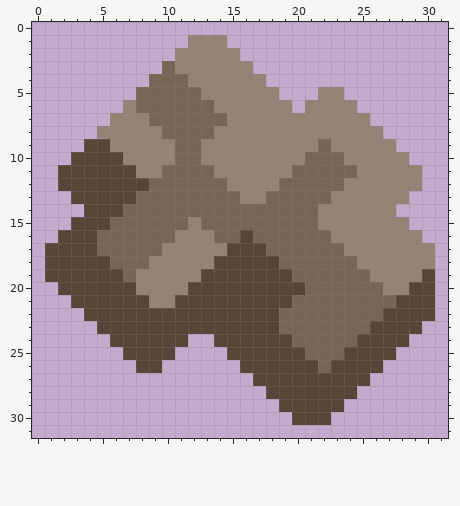
Pixel-art sprite: assets/sprites/items/zirconium.png. Above is the file before it was changed.
The file is 32x32 pixels.
And afterwards:
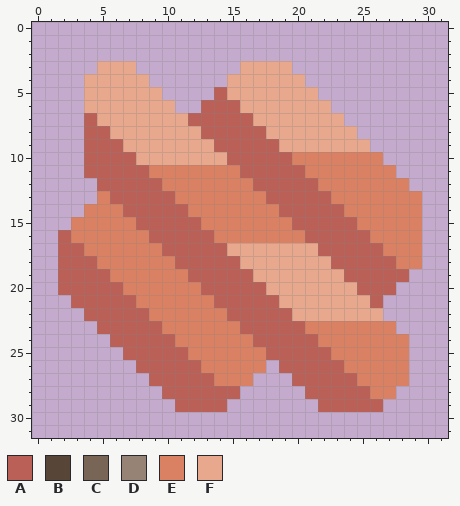
Palette (. is transparent): A #ba6057  B #574637  C #786555  D #968375  E #d98162  F #e8a88d
What changed:
Changed rows in their new state; - is an unchanged pixel.
first column x 1:
 1 -----------...----------------
 2 ----------.....---------------
 3 ----FFF--......FFFF-----------
 4 ---FFFFF......FFFFFF----------
 5 ---FFFFFF....AFFFFFFF..-------
 6 ---FFFFFFF..AAAFFFFFFF..------
 7 ---AFFFFFFFAAAAAFFFFFFF..-----
 8 ---AAFFFFFFFAAAAAFFFFFFF..----
 9 ---AAAFFFFFFFAAAAAFFFFFFF..---
10 --.AAAAFFFFFFFAAAAAEEEEEEE..--
11 -..AAAAAEEEEEEEAAAAAEEEEEEE..-
12 -...AAAAAEEEEEEEAAAAAEEEEEEE.-
13 --..EAAAAAEEEEEEEAAAAAEEEEEEE-
14 ---EEEAAAAAEEEEEEEAAAAAEEEEEE-
15 --EEEEEAAAAAEEEEEEEAAAAAEEEEE-
16 -AEEEEEEAAAAAEEEEEEEAAAAAEEEE-
17 .AAEEEEEEAAAAAFFFFFFFAAAAAEEE.
18 .AAAEEEEEEAAAAAFFFFFFFAAAAAEE.
19 .AAAAEEEEEEAAAAAFFFFFFFAAAAA..
20 -AAAAAEEEEEEAAAAAFFFFFFFAAA...
21 --AAAAAEEEEEEAAAAAFFFFFFFA....
22 ---AAAAAEEEEEEAAAAAFFFFFFF....
23 ----AAAAAEEEEEEAAAAAEEEEEEE..-
24 -----AAAAAEEEEEEAAAAAEEEEEEE--
25 ------AAAAAEEEEEEAAAAAEEEEEE--
26 -------AAAAAEEEEE.AAAAAEEEEE--
27 --------AAAAAEEE...AAAAAEEEE--
28 ---------AAAAAA--...AAAAAEE---
29 ----------AAAA----...AAAAA----
30 -------------------...--------
Where, in picture pixels (left, top, right, bottom), the same in both pictures:
changed: (45, 35, 435, 425)
